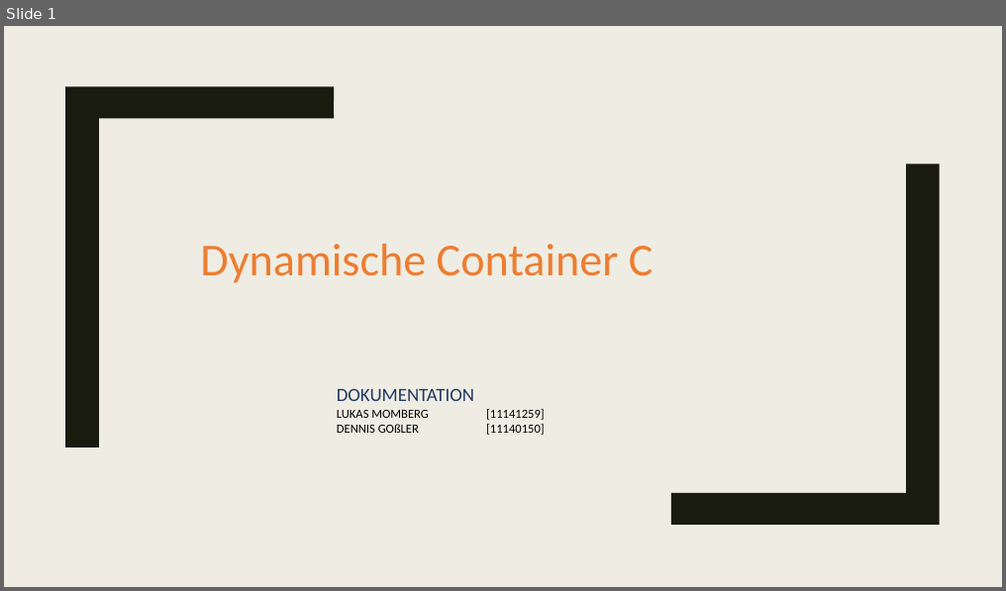
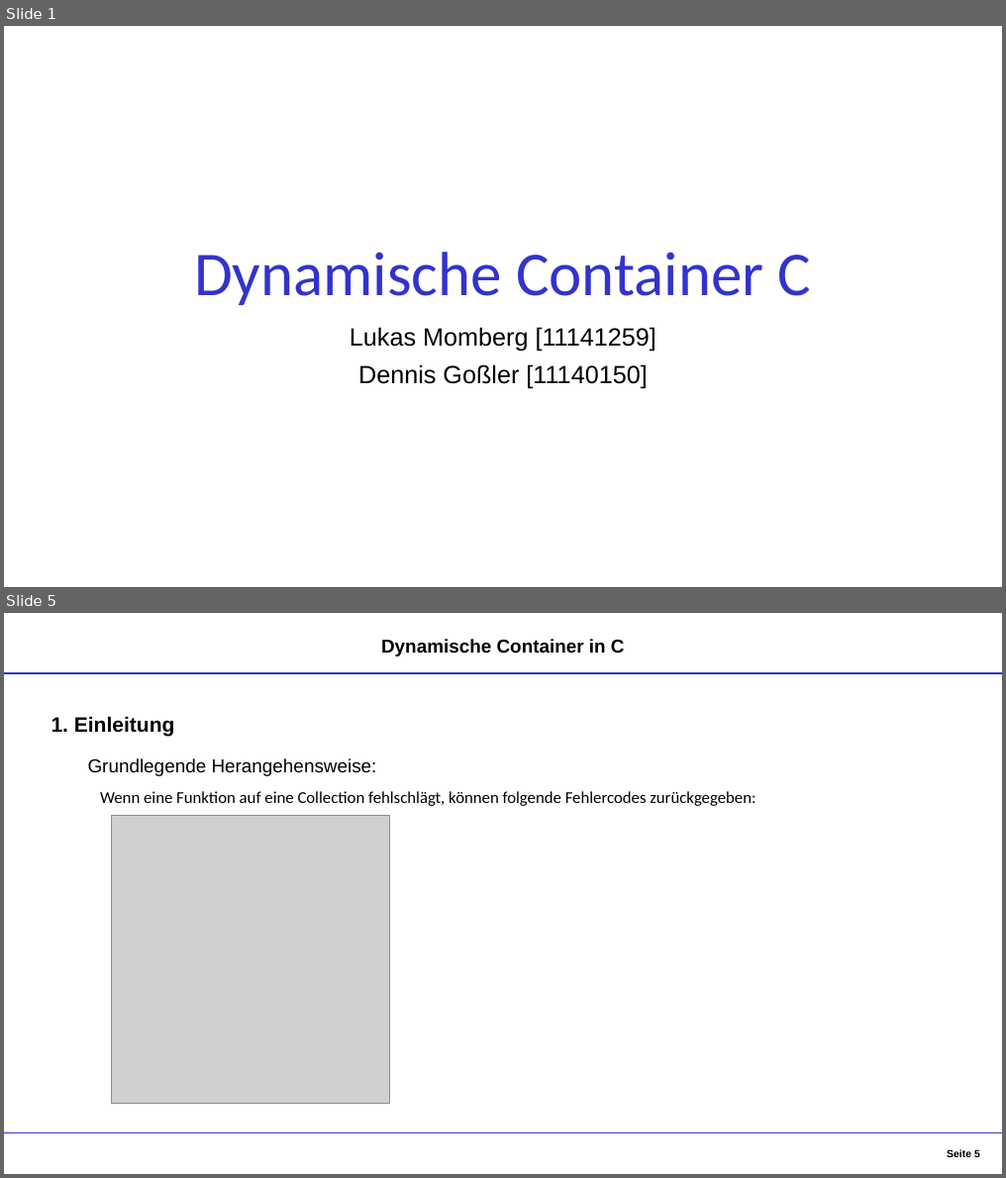
Before and after one commit to DennisGoss99/InPr_DynamicCollections, a slide deck: Dokumentation/Container - Präsentation.pptx. Shown one above the other, each under a label of ours: slide 1 before the commit, slides 1 and 5 after it; the slides between them are not shown. The pictures are 1006x591 and 1006x1178 pixels, drawn with LibreOffice and Linux fonts; fonts in the diff are those of the drawing; grey boxes stand for pictures. Boxes give left, top, right and bottom in pixels: in the first picture for what was removed or moved away, otherwise in the second. Text is boxed around its words. In the diff, an @@ line names an element or a change of style, - is before the commit and + after.

```diff
--- a/Dokumentation/Container - Präsentation.pptx
+++ b/Dokumentation/Container - Präsentation.pptx
@@ slide 5 added at bbox=[4, 613, 1002, 1174], background #FFFFFF @@
@@ text added at bbox=[381, 639, 625, 657], 18 pt, text #000000, bold @@
+Dynamische Container in C
@@ line added from (4, 673) to (1002, 673), #3333CC 1.25 pt @@
@@ text added at bbox=[52, 716, 174, 736], 20 pt, text #000000, bold @@
+1. Einleitung
@@ text added at bbox=[88, 759, 377, 776], 18 pt, text #000000 @@
+Grundlegende Herangehensweise:
@@ text added at bbox=[100, 791, 755, 806], 16 pt, text #000000 @@
+Wenn eine Funktion auf eine Collection fehlschlägt, können folgende Fehlercodes zurückgegeben:
@@ picture added at bbox=[111, 816, 389, 1103] @@
@@ line added from (4, 1134) to (1002, 1134), #3333CC 1.25 pt @@
@@ page number added at bbox=[946, 1150, 980, 1160], 10 pt, text #000000, bold @@
+Seite 5
@@ slide 1 changed as well @@
@@ background #EFEDE3 to #FFFFFF @@
@@ freeform shape removed at bbox=[65, 86, 334, 448] @@
@@ title "Dynamische Container C": place and size @@
-title "Dynamische Container C" at bbox=[200, 244, 653, 283]
+title "Dynamische Container C" at bbox=[194, 252, 812, 305]
@@ title "Dynamische Container C" at bbox=[194, 252, 812, 305]: size 44 to 60 pt, text colour #ED7D31 to #3333CC; alignment left to centre; line spacing 1 to 0.9; vertical alignment middle to bottom @@
@@ freeform shape removed at bbox=[672, 164, 940, 525] @@
@@ subtitle at bbox=[350, 327, 656, 388]: text changed; size 12 to 24 pt; font Calibri to Arial @@
-DOKUMENTATION
-LUKAS MOMBERG [11141259]
-DENNIS GOßLER [11140150]
+Lukas Momberg [11141259]
+Dennis Goßler [11140150]
```
Also in this commit, not shown: 11 other slides added, 13 slides removed.
